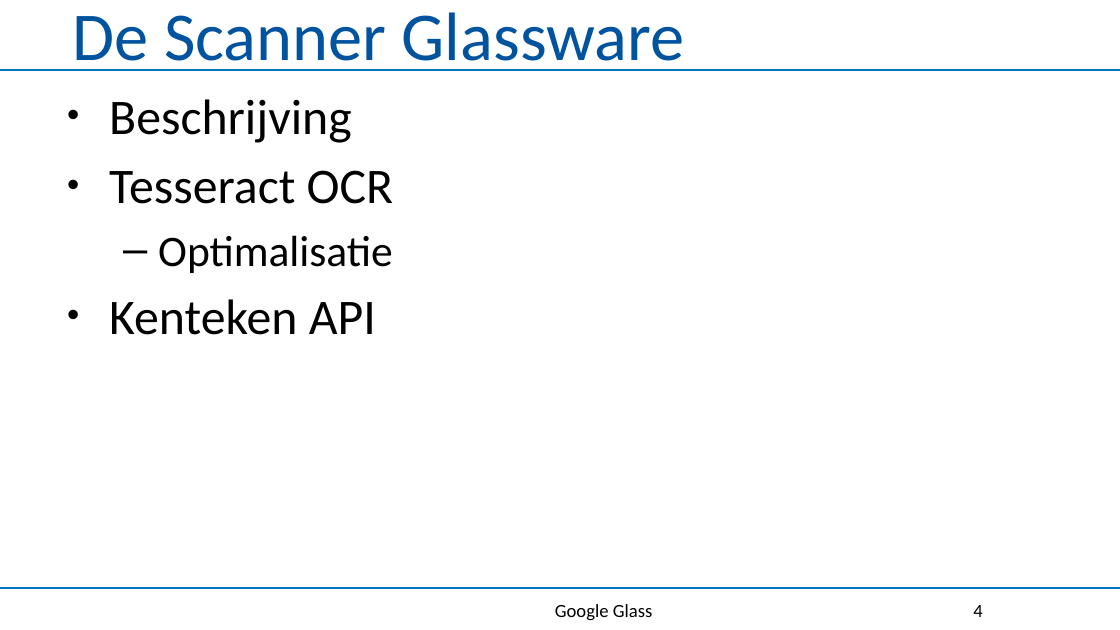
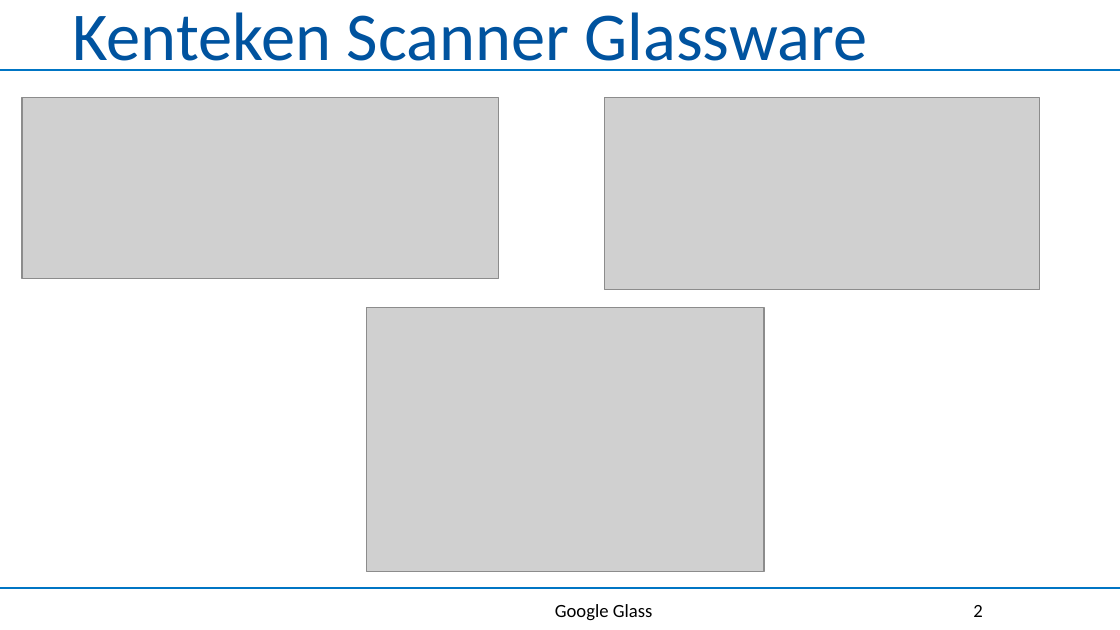
Before and after one commit to mikehoogesteger/Google-glass, a slide deck: slide 2 of Documenten/BUO vergadering presentation(demo).pptx (slide 4 before the commit). Drawn at 1120x630 pixels with LibreOffice and Linux fonts; fonts in the diff are those of the drawing; grey boxes stand for pictures; background and template pictures are left out. Boxes give left, top, right and bottom in pixels: in the first picture for what was removed or moved away, otherwise in the second. Text is boxed around its words. In the diff, an @@ line names an element or a change of style, - is before the commit and + after.

Commit message:
Powerpoint update

```diff
--- a/Documenten/BUO vergadering presentation(demo).pptx
+++ b/Documenten/BUO vergadering presentation(demo).pptx
@@ title at (72, 12, 867, 71): text changed @@
-De Scanner Glassware
+Kenteken Scanner Glassware
@@ picture added at (22, 97, 498, 278) @@
@@ text removed at (109, 99, 393, 335) @@
-• Beschrijving
-• Tesseract OCR
-  – Optimalisatie
-• Kenteken API
@@ picture added at (604, 97, 1039, 289) @@
@@ picture added at (366, 307, 764, 571) @@
@@ page number at (973, 605, 982, 617): text changed @@
-4
+2
```
Also in this commit, not shown: 2 other slides changed, 2 slides removed.
